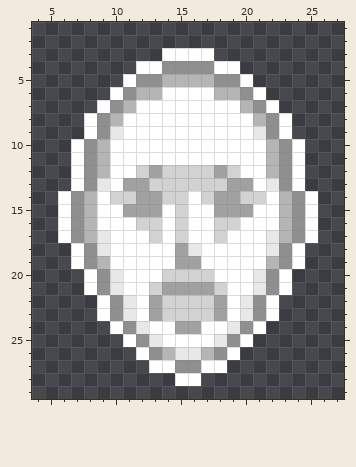
Pixel-art sprite: Resources/Textures/Interface/Actions/scream.png. That is the earlier state.
The file is 32x32 pixels. Colours within 5 levels of each other are drawn and written as one. Shown: x 4..27, y 1..29.
The result:
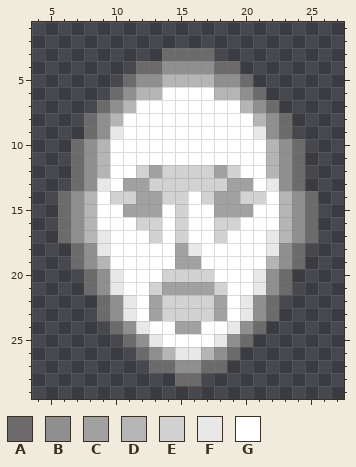
Palette (. is transparent): A #6c6a6a  B #8f8f8f  C #a1a1a1  D #b5b5b5  E #d2d2d2  F #e8e8e8  G #ffffff
From old to new:
y 3: x 14..17 GGGG -> AAAA
y 4: x 12..13 GG -> AA; x 18..19 GG -> AA
y 5: x 11 G -> A; x 20 G -> A
y 6: x 10 G -> A; x 21 G -> A
y 7: x 9 G -> A; x 22 G -> A
y 8..9: x 8 G -> A; x 23 G -> A
y 10..13: x 7 G -> A; x 24 G -> A
y 14..17: x 6 G -> A; x 25 G -> A
y 18..19: x 7 G -> A; x 24 G -> A
y 20..21: x 8 G -> A; x 23 G -> A
y 22..23: x 9 G -> A; x 22 G -> A
y 24: x 10 G -> A; x 21 G -> A
y 25: x 11 G -> A; x 20 G -> A
y 26: x 12 G -> A; x 19 G -> A
y 27: x 13..14 GG -> AA; x 17..18 GG -> AA
y 28: x 15..16 GG -> AA
